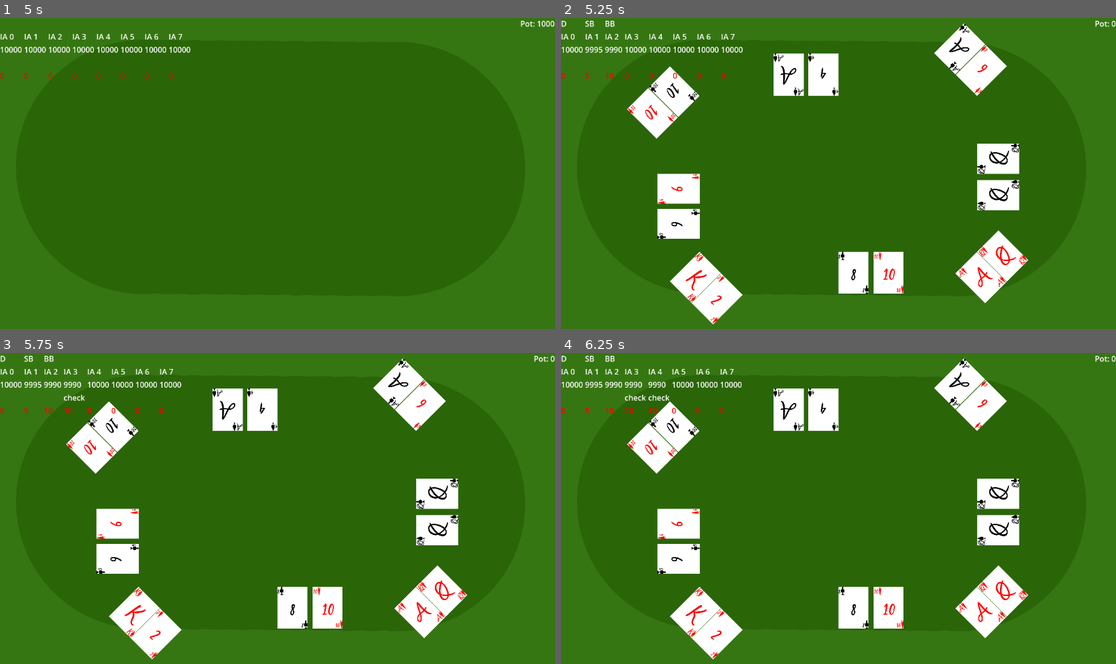
Above: before the commit, frames 1-4 (two rows, left to right).
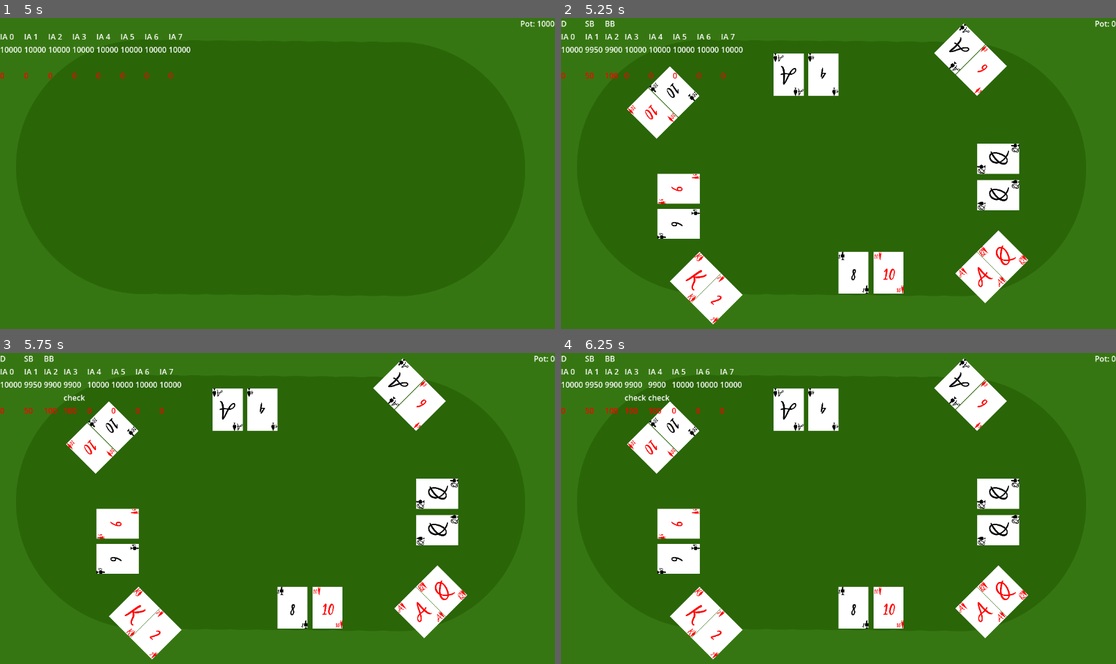
Above: after the commit, the same moments.

Repository: TiamatInteractive/Poker
Game: Godot game, scene res://Game.tscn
Same seed, same stepped clock (60 frames per second), same inputs: the game is played once before the commit and once after it.
Inputs:
- Up to frame 1 (5 s): tap Enter at 0.5, 2, 3.5 s; tap Space at 1.25, 2.75, 4.25 s
- Up to frame 2 (5.25 s): no input
- Up to frame 3 (5.75 s): no input
- Up to frame 4 (6.25 s): no input

Frame 1 is identical in both runs. In frame 2, less than 0.1% of the frame differs, in the area x 5-11%, y 9-20%; in frame 3, less than 0.1%; in frame 4, less than 0.1%, in the area x 5-19%, y 9-20%.

Commit message:
feat: removed players that had lose all money

Diff:
--- a/Game.gd
+++ b/Game.gd
@@ -36,8 +36,8 @@
 	id_button = randi_range(0, number_player-1)
 	id_player_actual = id_button
 	if debug:
-		big_bind = 10
-		small_bind = 5
+		big_bind = 100
+		small_bind = 50
 		actual_bet = 0
 		number_player = 8
 		start_stack = 10000
@@ -219,6 +219,8 @@
 		var pot = Bet.pot
 		var pot_value = Bet.pot/winner_id.size()
 		players[winner].stack += pot_value
+	players = players.filter(func(player:Player): return player.stack > 0)
+	number_player = players.size()
 	$Start.start()
 
 func select_bet(player:Player, bet:int)->int:
--- a/interface/UI_Bet.gd
+++ b/interface/UI_Bet.gd
@@ -1,6 +1,9 @@
 extends Control
 
 func set_players_value(players:Array):
+	for i in range(1,9):
+		var path = "HBoxContainer/Player " + str(i)
+		get_node(path).visible = false
 	for i in players:
 		set_player_value(i)
 
